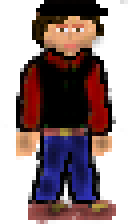
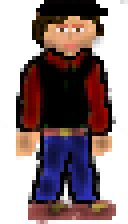
Comparing the layer stacks of the two 128 × 224 images. Changes:
painted on "Hintergrund" over [24, 68, 108, 132]
